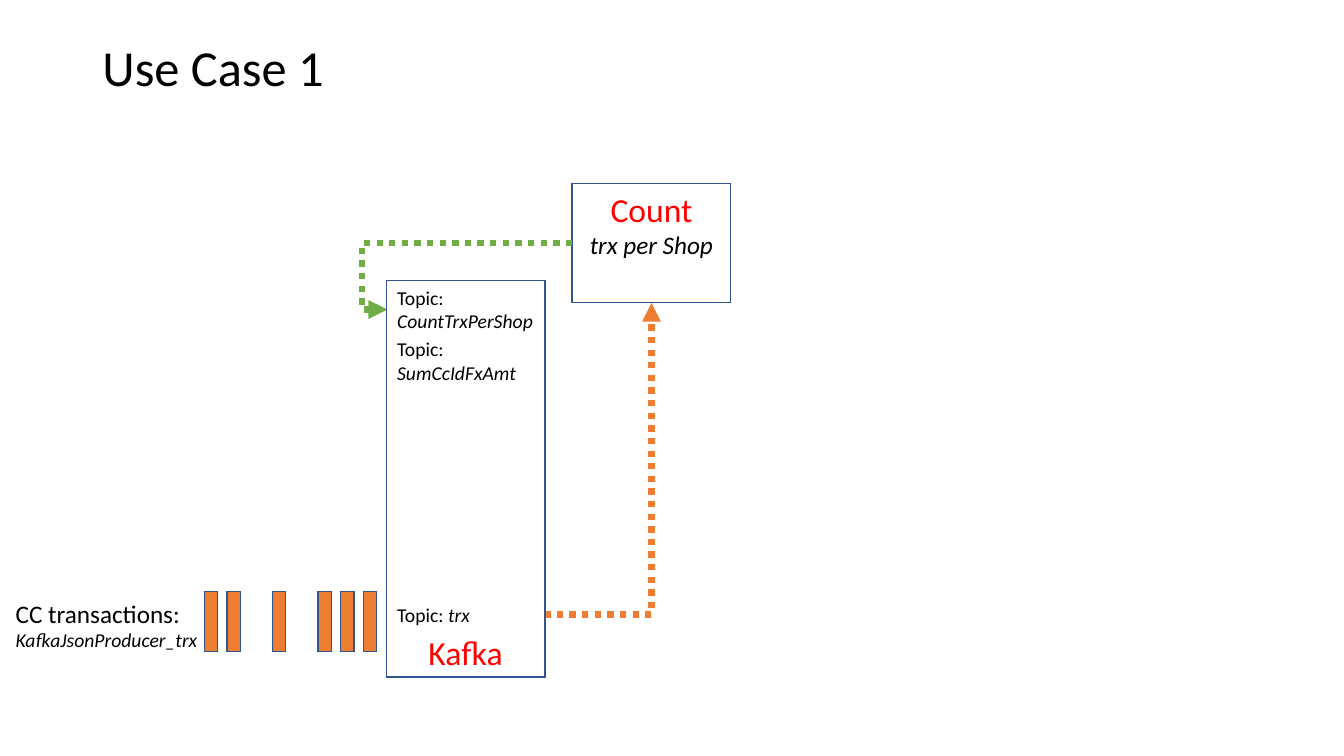
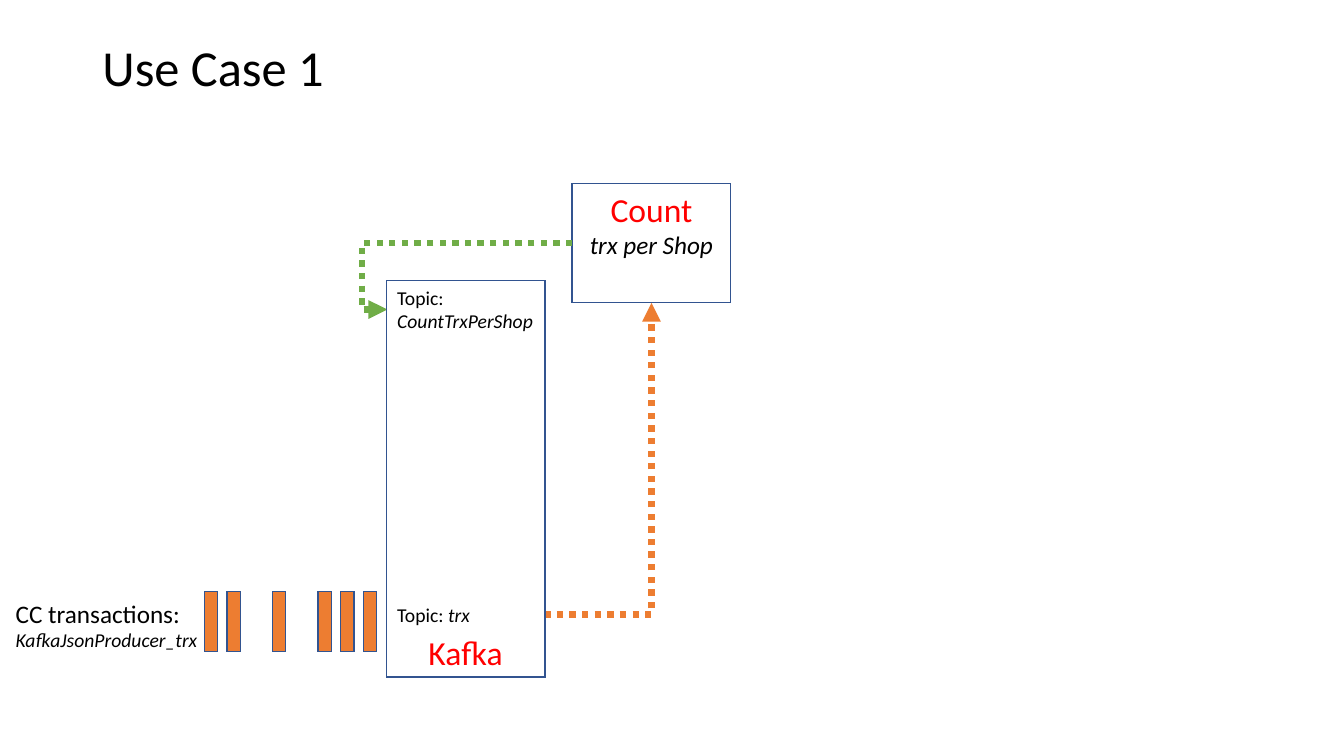
Before and after one commit to tspannhw/Streaming, a slide deck: slide 2 of Images/Presentation1.pptx. Drawn at 1344x756 pixels with LibreOffice and Linux fonts; fonts in the diff are those of the drawing. Boxes give left, top, right and bottom in pixels: in the first picture for what was removed or moved away, otherwise in the second. Text is boxed around its words. In the diff, an @@ line names an element or a change of style, - is before the commit and + after.

Commit message:
add use case 5 - duplicate cc transaction alert update readme

```diff
--- a/Images/Presentation1.pptx
+++ b/Images/Presentation1.pptx
@@ text removed at (x1=397, y1=342, x2=516, y2=380) @@
-Topic:
-SumCcIdFxAmt
```
Also in this commit, not shown: 3 other slides changed, 3 slides added, 15 other files.
